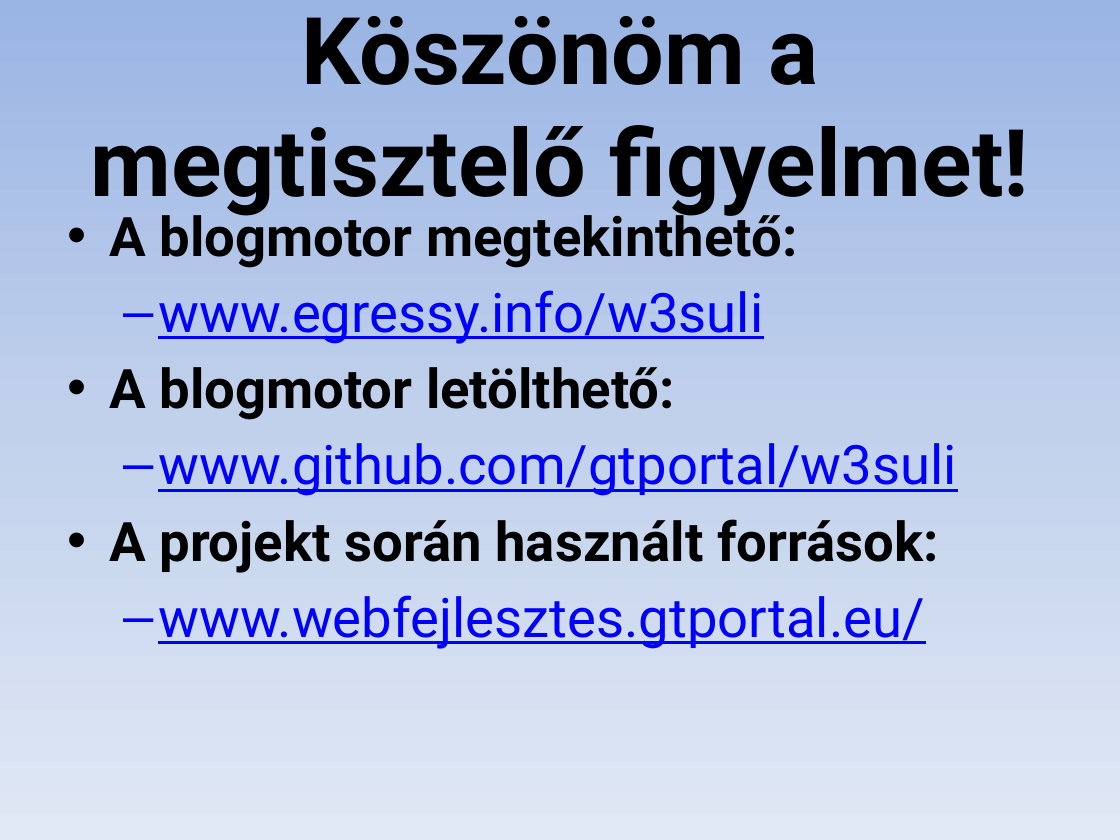
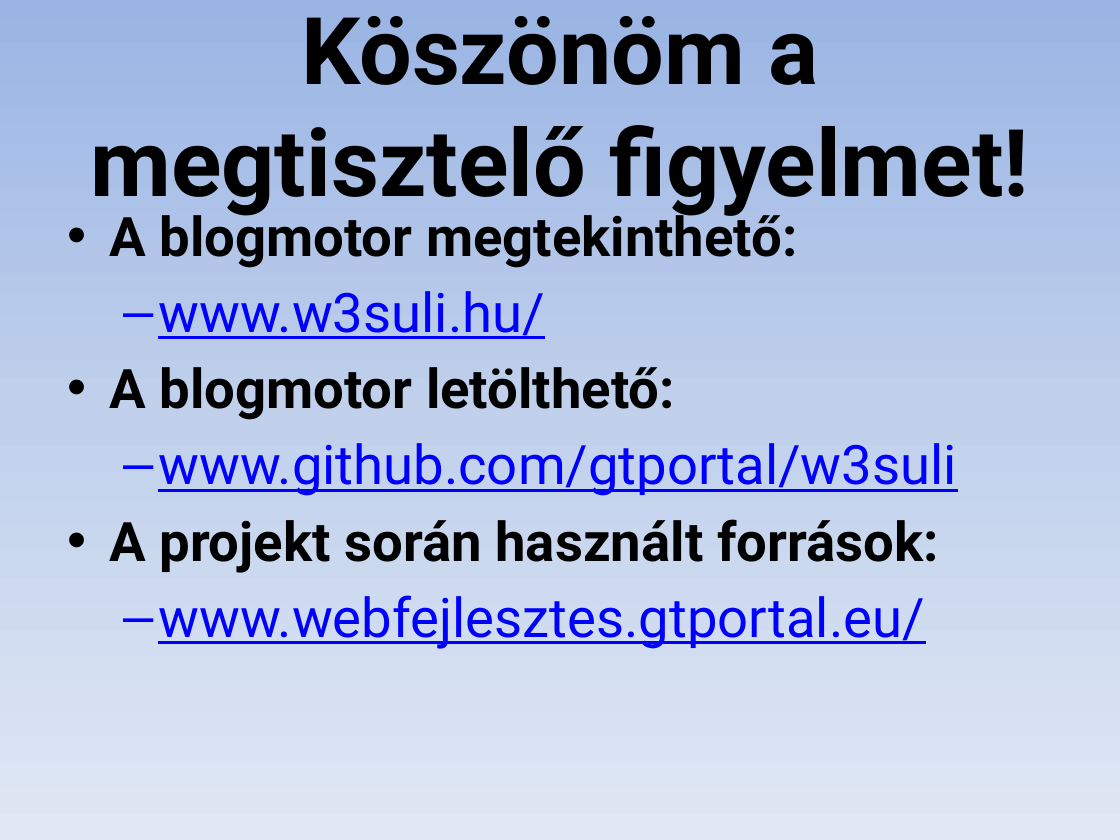
Before and after one commit to gtportal/w3suli, a slide deck: slide 23 of public_html/letolt/w3_suli_gellert.pptx. Drawn at 1120x840 pixels with LibreOffice and Linux fonts; fonts in the diff are those of the drawing. Boxes give left, top, right and bottom in pixels: in the first picture for what was removed or moved away, otherwise in the second. Text is boxed around its words. In the diff, an @@ line names an element or a change of style, - is before the commit and + after.

```diff
--- a/public_html/letolt/w3_suli_gellert.pptx
+++ b/public_html/letolt/w3_suli_gellert.pptx
@@ text at box(158, 291, 545, 339): text changed @@
-  – www.egressy.info/w3suli
+  – www.w3suli.hu/
```
Also in this commit, not shown: 1 slide added, 1 other file.
